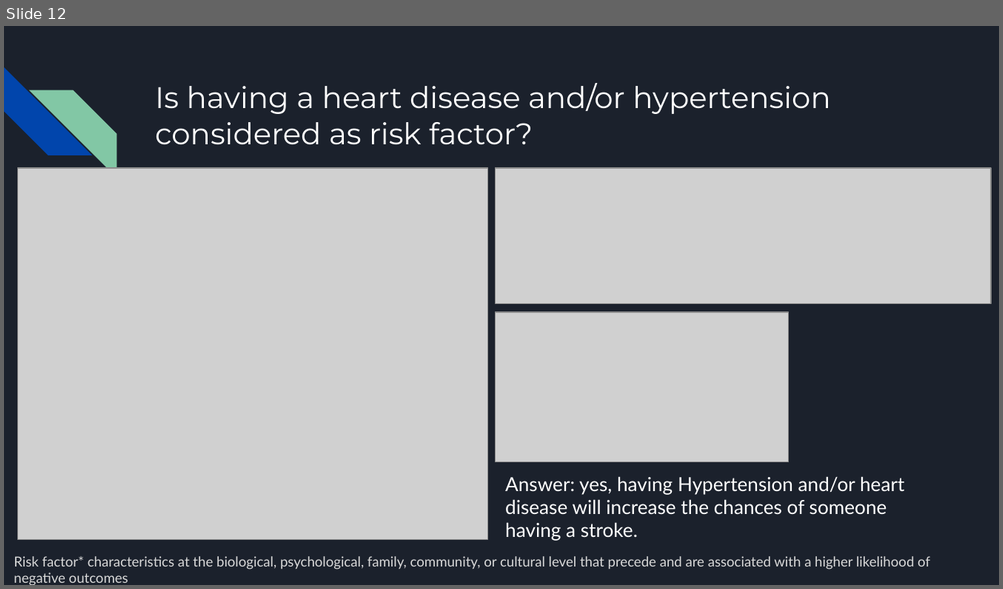
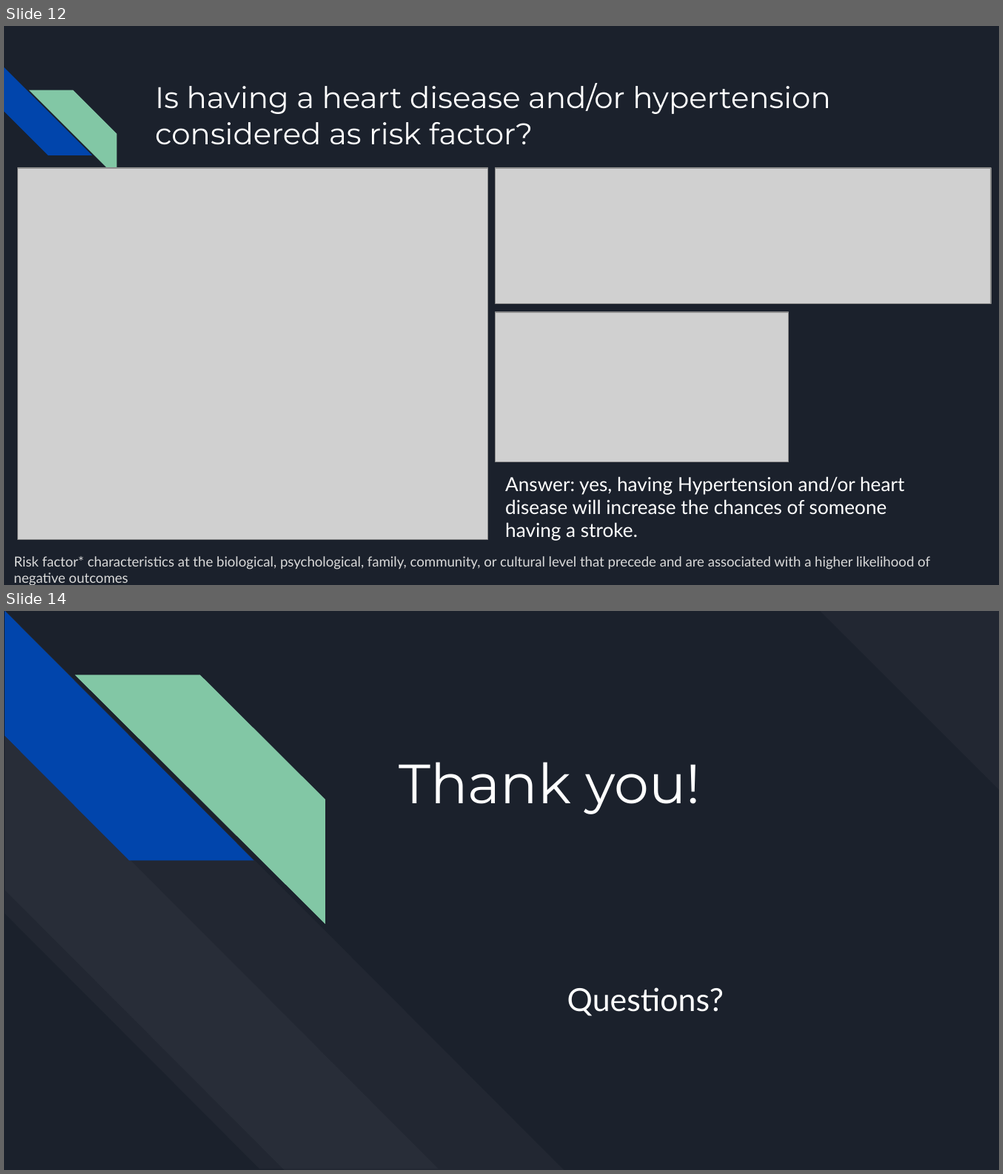
Before and after one commit to DianaGRM/Project_1, a slide deck: Boot Camp Project 1.pptx. Shown one above the other, each under a label of ours: slide 12 before the commit, slides 12 and 14 after it; the slides between them are not shown. The pictures are 1003x589 and 1003x1174 pixels, drawn with LibreOffice and Linux fonts; fonts in the diff are those of the drawing; grey boxes stand for pictures. Boxes give left, top, right and bottom in pixels: in the first picture for what was removed or moved away, otherwise in the second. Text is boxed around its words. In the diff, an @@ line names an element or a change of style, - is before the commit and + after.

```diff
--- a/Boot Camp Project 1.pptx
+++ b/Boot Camp Project 1.pptx
@@ slide 14 added at [4, 611, 999, 1170], background #1B212C @@
@@ diag stripe added at [819, 611, 999, 790], fill #FFFFFF at 3% opacity @@
@@ group added at [4, 612, 564, 1170]: 4 diag stripes @@
@@ title added at [398, 762, 700, 815], 40 pt, text #FFFFFF @@
+Thank you!
@@ subtitle added at [567, 988, 723, 1017], 23 pt, text #FFFFFF @@
+Questions?
```
Also in this commit, not shown: 4 slides changed, 1 other slide added.
